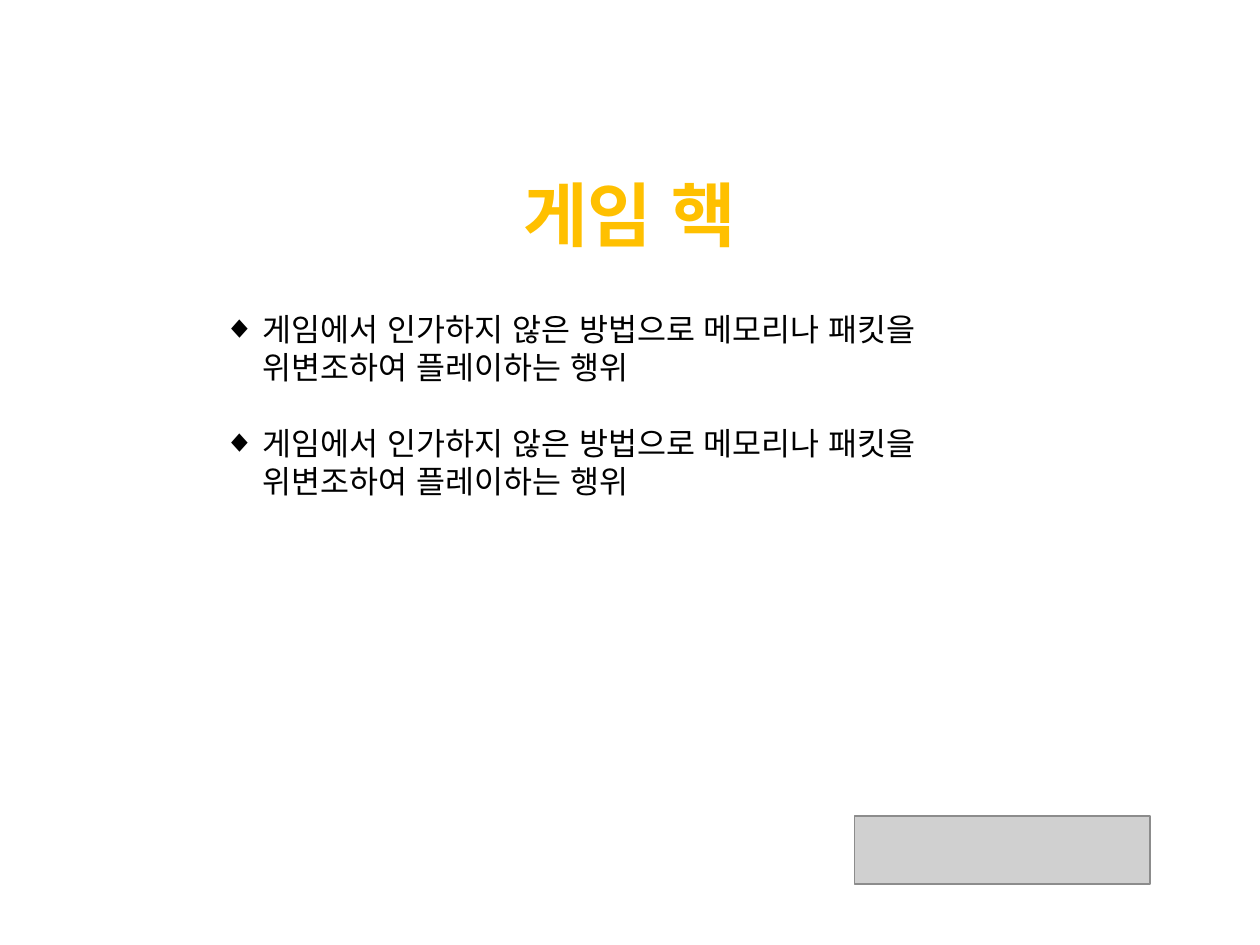
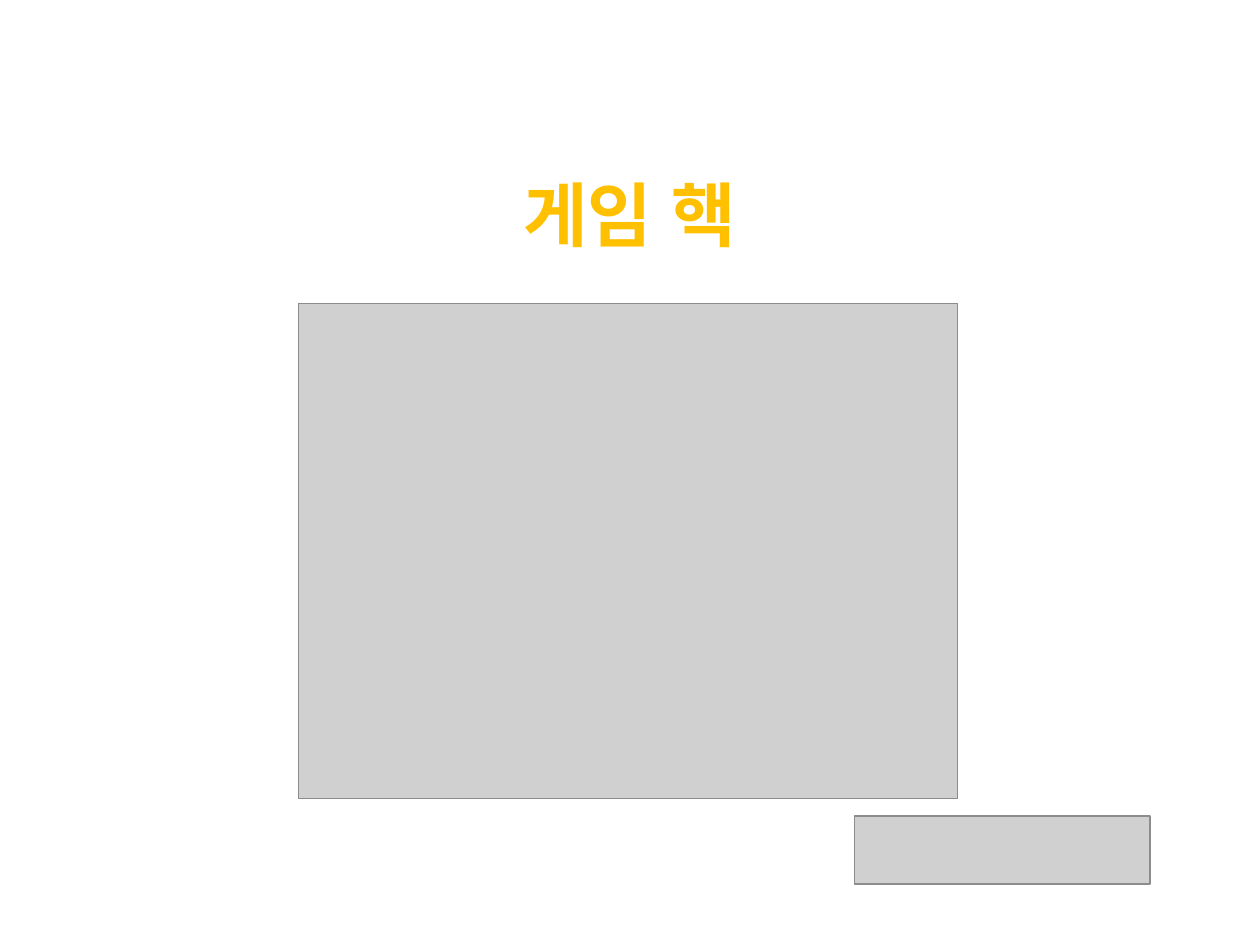
Before and after one commit to Empier/CodeEngn_2018, a slide deck: slide 2 of ##########################################################Code_Engn[강민수].pptx. Drawn at 1260x945 pixels with LibreOffice and Linux fonts; fonts in the diff are those of the drawing; grey boxes stand for pictures. Boxes give left, top, right and bottom in pixels: in the first picture for what was removed or moved away, otherwise in the second. Text is boxed around its words. In the diff, an @@ line names an element or a change of style, - is before the commit and + after.

```diff
--- a/##########################################################Code_Engn[강민수].pptx
+++ b/##########################################################Code_Engn[강민수].pptx
@@ text removed at (263, 315, 916, 382) @@
-◆ 게임에서 인가하지 않은 방법으로 메모리나 패킷을 위변조하여 플레이하는 행위
@@ picture added at (299, 304, 958, 799) @@
@@ text removed at (263, 429, 916, 496) @@
-◆ 게임에서 인가하지 않은 방법으로 메모리나 패킷을 위변조하여 플레이하는 행위
```
Also in this commit, not shown: 1 other slide changed, 5 slides added, 1 slide removed, 5 other files.
